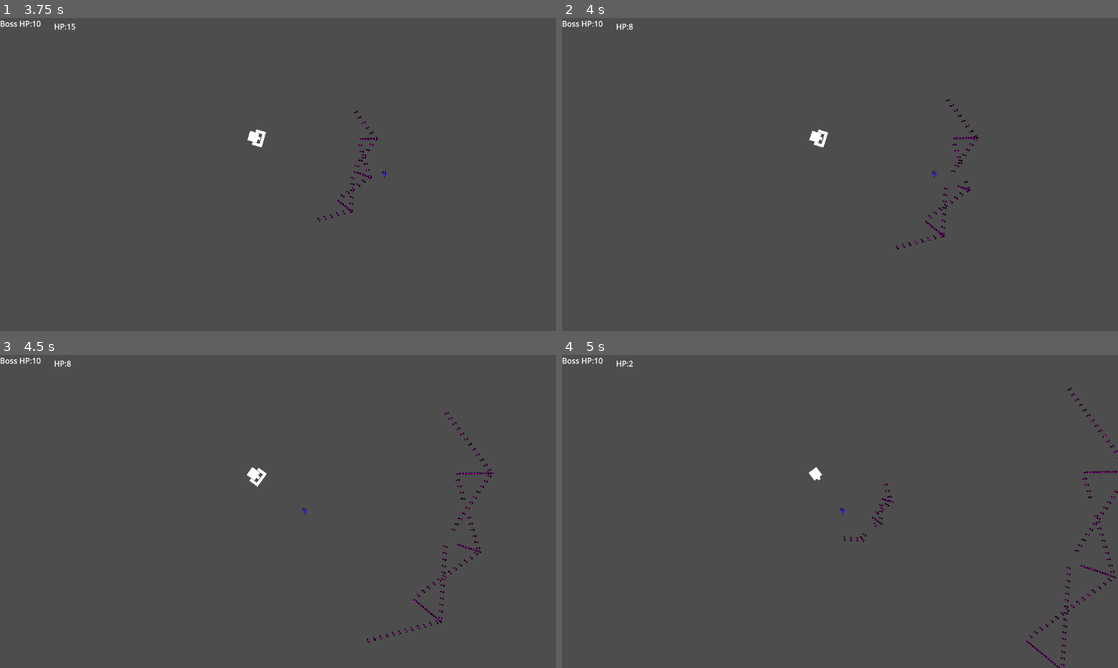
Above: before the commit, frames 1-4 (two rows, left to right).
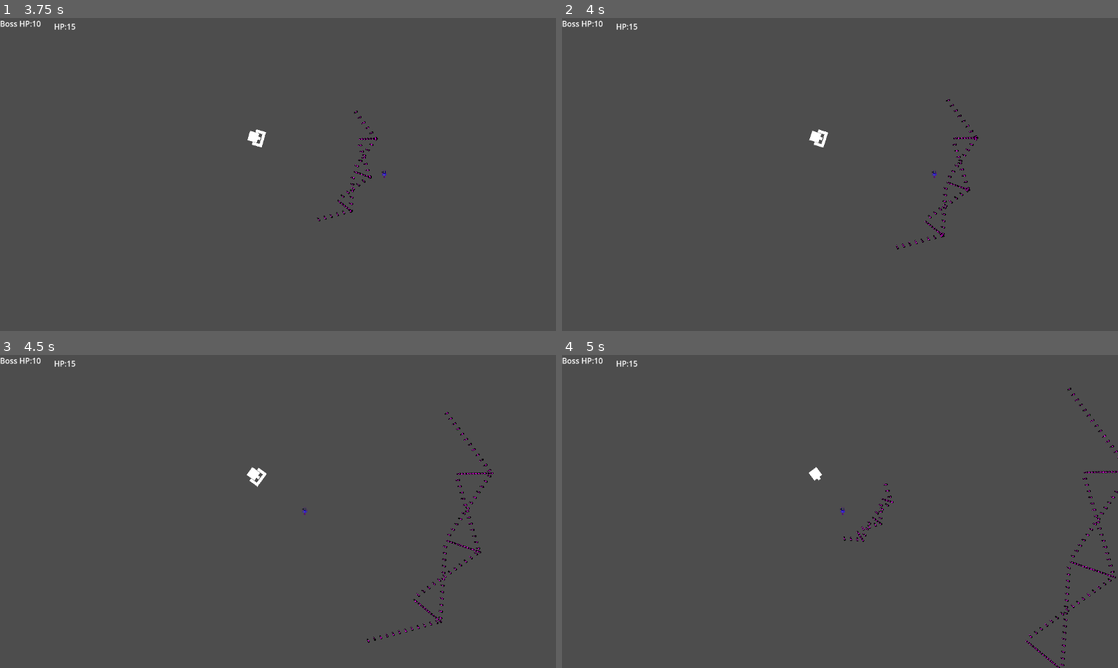
Above: after the commit, the same moments.

Repository: ConquestM/TANKG
Game: Godot game, scene res://Level.tscn
Same seed, same stepped clock (60 frames per second), same inputs: the game is played once before the commit and once after it.
Inputs (mouse positions are in pixels of both pictures, inside the frame that each line leads up to):
- Up to frame 1 (3.75 s): tap Enter at 0.5 s; move the mouse to (400, 158) at 0.52 s; hold Right (ui_right) 0.53-1.28 s; hold Shift (dash) 0.53-1.28 s; move the mouse to (166, 190) at 1.27 s; hold Down (ui_down) 1.28-2.03 s; tap Shift (dash) at 1.35, 2.85 s; tap Space at 2 s; move the mouse to (333, 105) at 2.02 s; hold Right (ui_right) 2.03-2.78 s; hold Shift (dash) 2.03-2.78 s; move the mouse to (250, 237) at 2.77 s; hold Up (ui_up) 2.78-3.53 s; move the mouse to (444, 221) at 3.52 s; hold Left (ui_left) from 3.53 s (still down); hold Shift (dash) from 3.53 s (still down)
- Up to frame 2 (4 s): keep holding Left (ui_left); keep holding Shift (dash)
- Up to frame 3 (4.5 s): keep holding Left (ui_left); move the mouse to (111, 464) at 4.27 s; release Shift (dash) at 4.28 s; tap Shift (dash) at 4.35 s
- Up to frame 4 (5 s): keep holding Left (ui_left)

Frame 1 is identical in both runs. In frame 2, less than 0.1% of the frame differs, in the area x 12-73%, y 1-54%; in frame 3, less than 0.1%; in frame 4, less than 0.1%, in the area x 12-97%, y 1-68%.

Commit message:
Iframes and updated dashes

Diff:
--- a/BOss1.tscn
+++ b/BOss1.tscn
@@ -16,7 +16,7 @@
 	$Firetimer.start()
 
 func _process(_delta):
-	look_at(get_node(\"/root/Map/PLayer\").global_position)
+	look_at(get_node(\"/root/Map/Player\").global_position)
 
 
 func _on_firetimer_timeout():
--- a/Level.tscn
+++ b/Level.tscn
@@ -6,6 +6,9 @@
 [ext_resource type="PackedScene" uid="uid://btij6l30ipepu" path="res://Turret.tscn" id="4_4wdna"]
 
 [node name="Map" type="Node2D"]
+
+[node name="Camera2D" type="Camera2D" parent="."]
+position = Vector2(576, 324)
 
 [node name="CanvasLayer" type="CanvasLayer" parent="."]
 script = ExtResource("1_lcthp")
@@ -23,11 +26,8 @@
 [node name="BOss1" parent="." instance=ExtResource("2_17prt")]
 position = Vector2(525, 246)
 
-[node name="PLayer" parent="." instance=ExtResource("3_j6vdm")]
+[node name="Player" parent="." instance=ExtResource("3_j6vdm")]
 position = Vector2(576, 324)
 
 [node name="Turret" parent="." instance=ExtResource("4_4wdna")]
 position = Vector2(575, 325)
-
-[node name="Camera2D" type="Camera2D" parent="."]
-position = Vector2(576, 324)
--- a/Map.tscn
+++ /dev/null
@@ -1,18 +0,0 @@
-[gd_scene load_steps=4 format=3 uid="uid://da6hll3lnxv8n"]
-
-[ext_resource type="PackedScene" uid="uid://c27rlmxl5mmbk" path="res://Boss1.tscn" id="1_44r17"]
-[ext_resource type="Script" path="res://scripts/Map.gd" id="1_ohdfg"]
-[ext_resource type="PackedScene" uid="uid://cou1mvn4ls013" path="res://Player.tscn" id="2_ohlcj"]
-
-
-[node name="Map" type="Node2D"]
-script = ExtResource("1_ohdfg")
-
-[node name="BOss1" parent="." instance=ExtResource("1_44r17")]
-position = Vector2(575, 324)
-
-[node name="PLayer" parent="." instance=ExtResource("2_ohlcj")]
-position = Vector2(490, 329)
-
-[node name="Camera2D" type="Camera2D" parent="."]
-position = Vector2(576, 324)
--- a/Player.tscn
+++ b/Player.tscn
@@ -12,9 +12,6 @@
 script = ExtResource("1_d284k")
 bullet_scene = ExtResource("2_6qqvt")
 metadata/Player = false
-
-[node name="BulletSpawn" type="Node2D" parent="."]
-position = Vector2(78, 0)
 
 [node name="CollisionShape2D" type="CollisionShape2D" parent="."]
 position = Vector2(0, 1)
--- a/Turret.tscn
+++ b/Turret.tscn
@@ -2,7 +2,6 @@
 
 [ext_resource type="Script" path="res://scripts/turret.gd" id="1_jcj7l"]
 [ext_resource type="PackedScene" uid="uid://ccuc8cahwt677" path="res://Bullet.tscn" id="2_6u6vq"]
-
 
 [node name="Turret" type="Node2D"]
 script = ExtResource("1_jcj7l")
--- a/scripts/Megabullet.gd
+++ b/scripts/Megabullet.gd
@@ -38,11 +38,9 @@
 		queue_free()
 	if area.has_meta("Player") and not friendly:
 		global.HP -= 1
-		print("pd")
 		queue_free()
 	if area.has_meta("Boss") and friendly:
 		global.BossHP -= 1
-		print("bd")
 		queue_free()
 func _on_Apoptosis_timeout():
 	queue_free()
--- a/scripts/Megabullet2.gd
+++ b/scripts/Megabullet2.gd
@@ -20,9 +20,7 @@
 		queue_free()
 	if area.has_meta("Player") and not friendly:
 		global.HP -= 1
-		print("pd")
 		queue_free()
 	if area.has_meta("Boss") and friendly:
 		global.BossHP -= 1
-		print("bd")
 		queue_free()
--- a/scripts/Megabulletb.gd
+++ b/scripts/Megabulletb.gd
@@ -35,9 +35,7 @@
 		queue_free()
 	if area.has_meta("Player") and not friendly:
 		global.HP -= 2
-		print("pd")
 		queue_free()
 	if area.has_meta("Boss") and friendly:
 		global.BossHP -= 1
-		print("bd")
 		queue_free()
--- a/scripts/bullet.gd
+++ b/scripts/bullet.gd
@@ -22,9 +22,7 @@
 		queue_free()
 	if area.has_meta("Player") and not friendly:
 		global.HP -= 1
-		print("pd")
 		queue_free()
 	if area.has_meta("Boss") and friendly:
 		global.BossHP -= 1
-		print("bd")
 		queue_free()
--- a/scripts/player.gd
+++ b/scripts/player.gd
@@ -23,6 +23,9 @@
 	if not dashing:
 		direction = Input.get_axis("ui_left", "ui_right")
 		vert_direction = Input.get_axis("ui_up", "ui_down")
+		var norm_direction = Vector2(direction, vert_direction).normalized()
+		direction = norm_direction.x
+		vert_direction = norm_direction.y
 	if direction > 0 or direction < 0 or vert_direction > 0 or vert_direction < 0:
 		saved_direction = direction
 		saved_vert_direction = vert_direction
@@ -59,9 +62,9 @@
 			rotation_degrees = 135
 	move_and_slide()
 	global_position.x = clamp(global_position.x, 0, screen_size.x
-	 / get_parent().get_child(-1).zoom.x)
+	 / get_parent().get_child(0).zoom.x)
 	global_position.y = clamp(global_position.y, 0, screen_size.y
-	 / get_parent().get_child(-1).zoom.y)
+	 / get_parent().get_child(0).zoom.y)
 	if Input.is_action_just_pressed("dash"):
 		if can_dash:
 			_dash()
@@ -71,6 +74,12 @@
 			dashing = false
 			speed = 100
 			dash_timer = 0
+	if global.HP < 0 or global.HP == 0:
+		get_tree().change_scene_to_file("res://Level.tscn")
+		global.HP = 15
+	if dashing == true:
+		print("AAA")
+		$Area2D/CollisionShape2D.disabled = true
 
 func _dash():
 	if dashing: return
@@ -86,4 +95,5 @@
 		$Timer.start()
 
 func _on_timer_timeout():
+	$Area2D/CollisionShape2D.disabled = false
 	can_dash = true
--- a/scripts/turret.gd
+++ b/scripts/turret.gd
@@ -15,7 +15,7 @@
 		_shoot()
 		can_shoot = false
 		$Timer.start()
-	position = get_node("/root/Map/PLayer").global_position
+	position = get_node("/root/Map/Player").global_position
 
 func _shoot():
 	var bullet = bullet_scene.instantiate()
